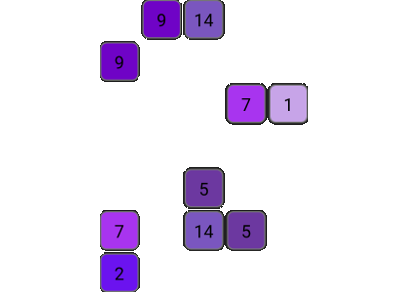
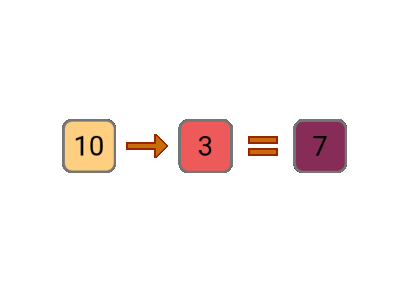
Layered file, before and after one edit (408 x 292). Changes by layer:
hid "img 6" over bbox(100, 0, 308, 292)
added layer "img 2 arrow" above "img 2" over bbox(62, 119, 347, 173)
